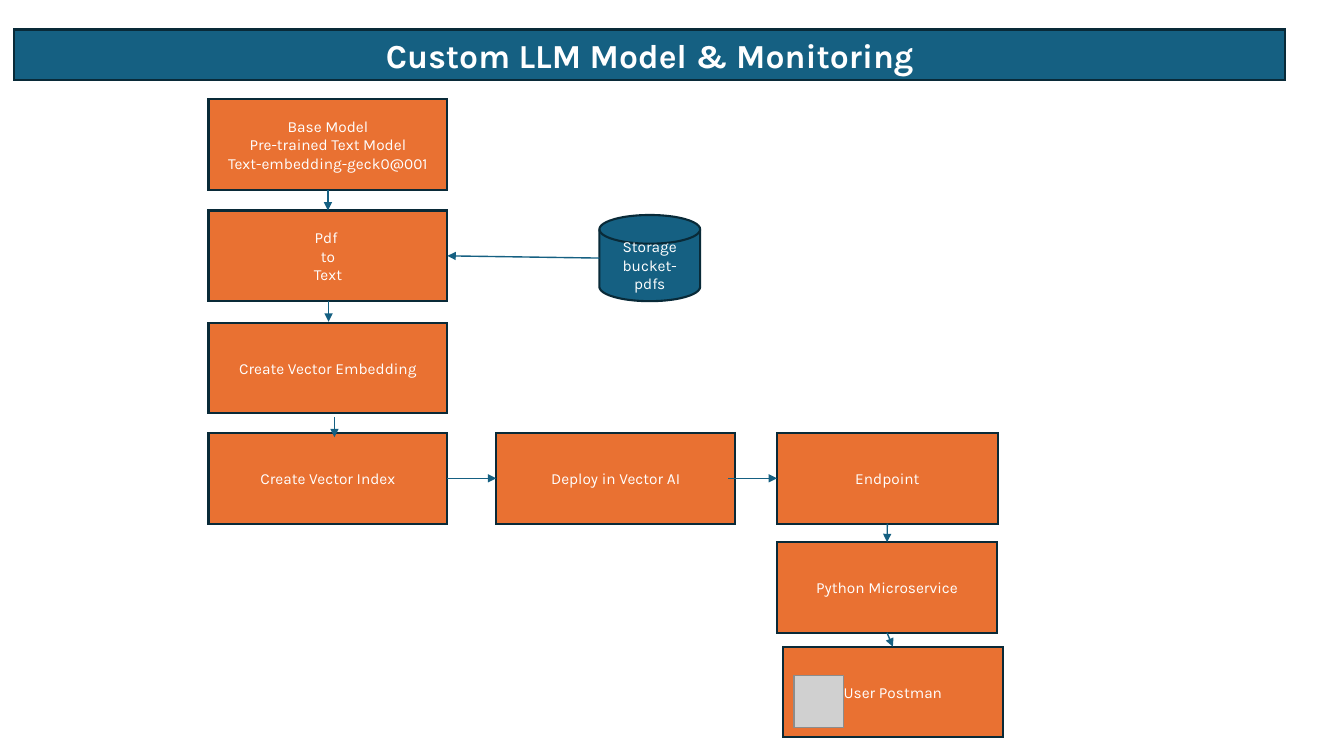
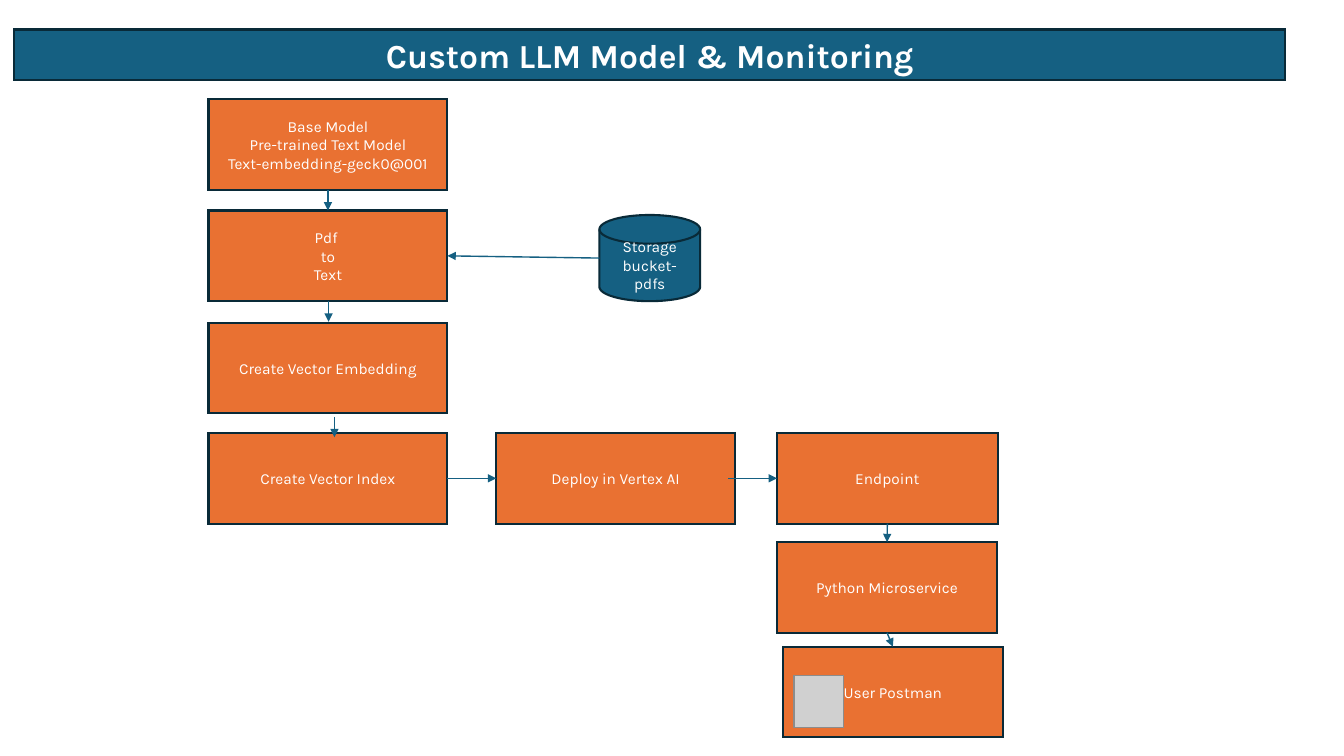
Before and after one commit to teamzephyr/zephyr-2024, a slide deck: slide 5 of artifacts/design/Hackathon - Highlevel Design Document .pptx. Drawn at 1344x756 pixels with LibreOffice and Linux fonts; fonts in the diff are those of the drawing; grey boxes stand for pictures. Boxes give left, top, right and bottom in pixels: in the first picture for what was removed or moved away, otherwise in the second. Text is boxed around its words. In the diff, an @@ line names an element or a change of style, - is before the commit and + after.

```diff
--- a/artifacts/design/Hackathon - Highlevel Design Document .pptx
+++ b/artifacts/design/Hackathon - Highlevel Design Document .pptx
@@ text in rectangle at (x1=551, y1=473, x2=680, y2=488): text changed @@
-Deploy in Vector AI
+Deploy in Vertex AI
```
Also in this commit, not shown: 1 other slide changed.
